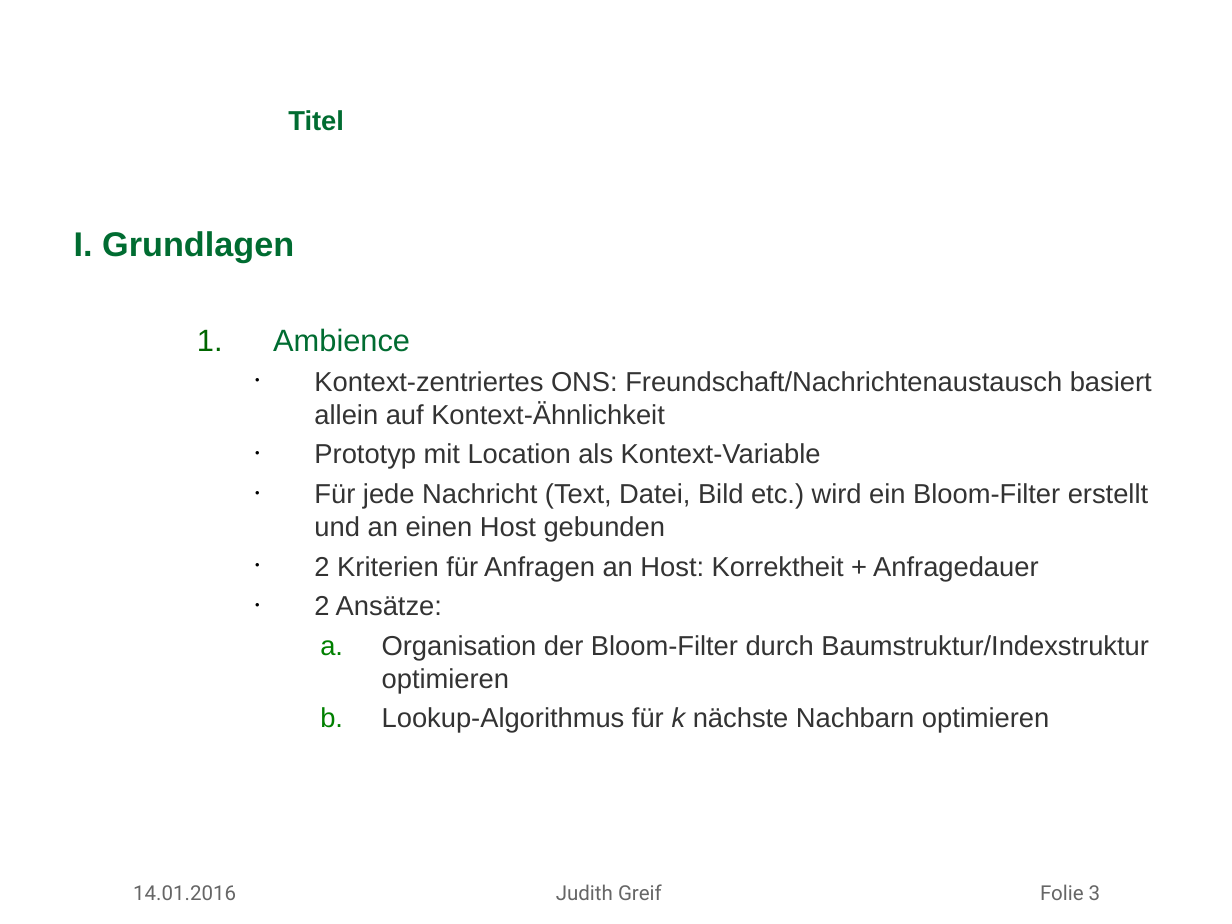
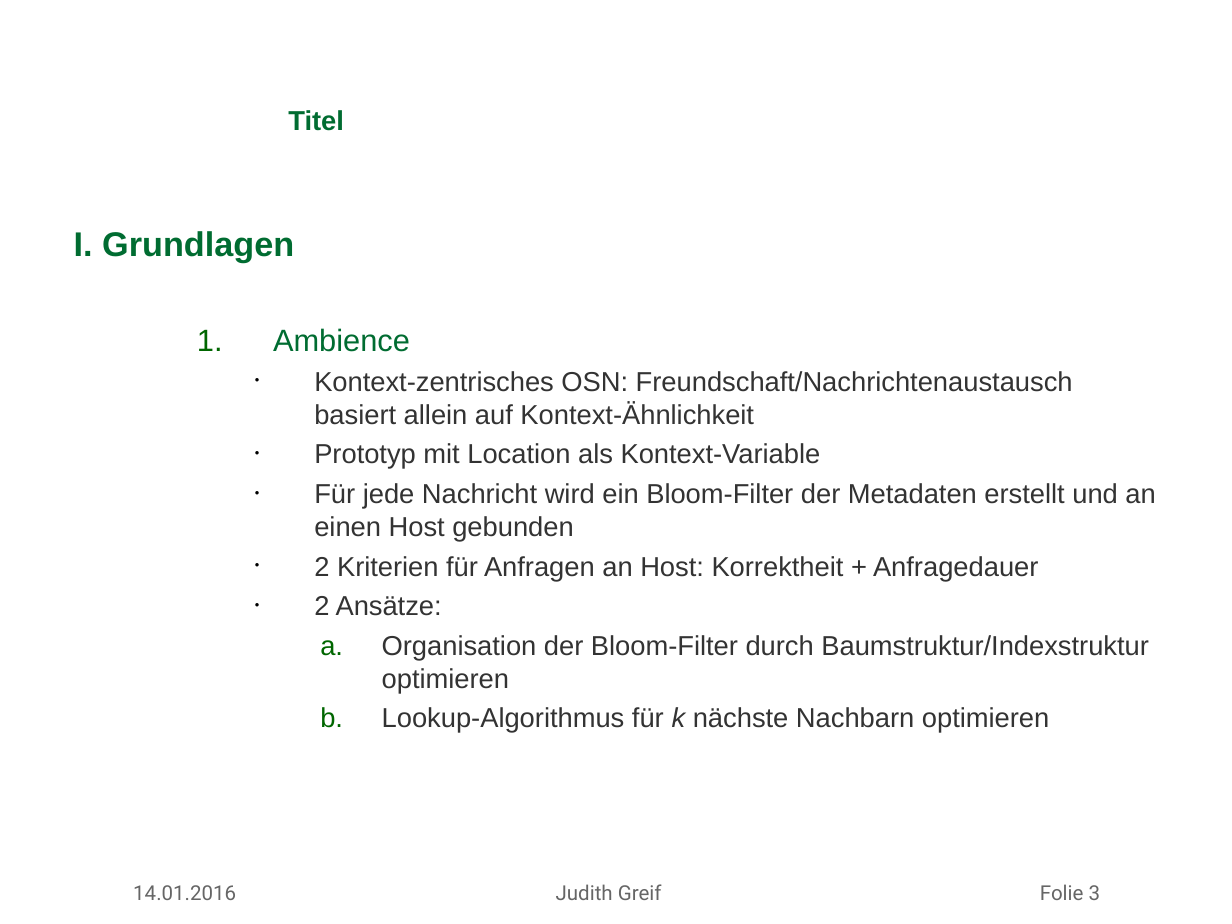
Before and after one commit to missgreenwood/masterarbeit, a slide deck: slide 3 of mdsg_latex_10062012/slides/antrittsvortrag_greif.ppt. Drawn at 1232x924 pixels with LibreOffice and Linux fonts; fonts in the diff are those of the drawing; background and template pictures are left out. Boxes give left, top, right and bottom in pixels: in the first picture for what was removed or moved away, otherwise in the second. Text is boxed around its words. In the diff, an @@ line names an element or a change of style, - is before the commit and + after.

Commit message:
Update presentation (cassandra, Bloom filters)

```diff
--- a/mdsg_latex_10062012/slides/antrittsvortrag_greif.ppt
+++ b/mdsg_latex_10062012/slides/antrittsvortrag_greif.ppt
@@ text at [314, 371, 1073, 425]: text changed @@
-    • Kontext-zentriertes ONS: Freundschaft/Nachrichtenaustausch basiert allein auf Kontext-Ähnlichkeit
+    • Kontext-zentrisches OSN: Freundschaft/Nachrichtenaustausch basiert allein auf Kontext-Ähnlichkeit
@@ text at [314, 483, 1155, 542]: text changed @@
-    • Für jede Nachricht (Text, Datei, Bild etc.) wird ein Bloom-Filter erstellt und an einen Host gebunden
+    • Für jede Nachricht wird ein Bloom-Filter der Metadaten erstellt und an einen Host gebunden
```
Also in this commit, not shown: 5 other slides changed, 1 slide added, 3 other files.
